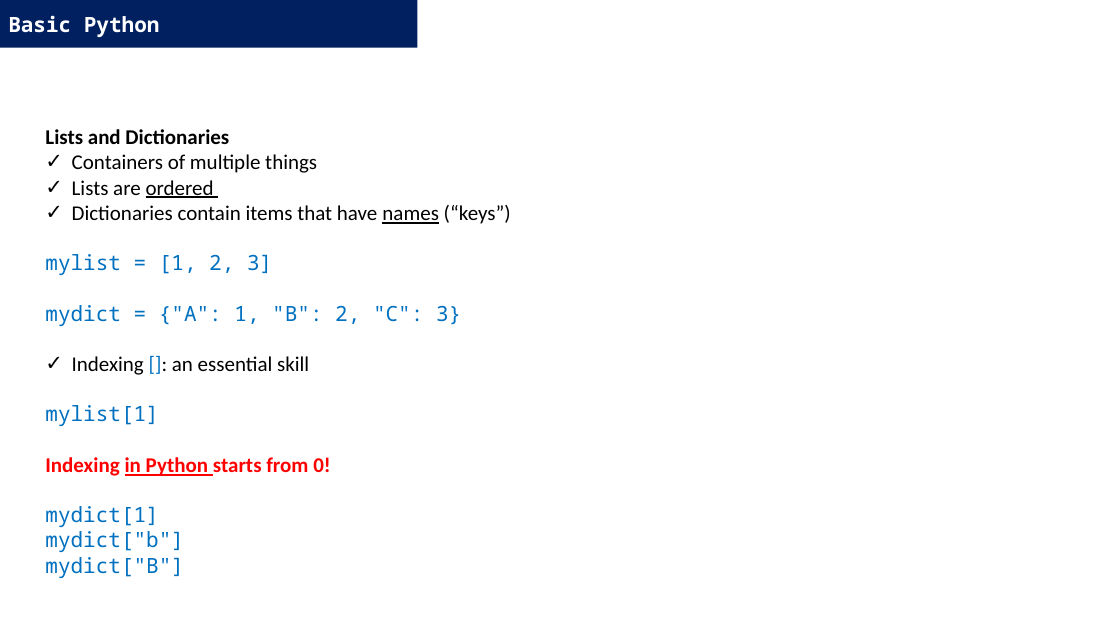
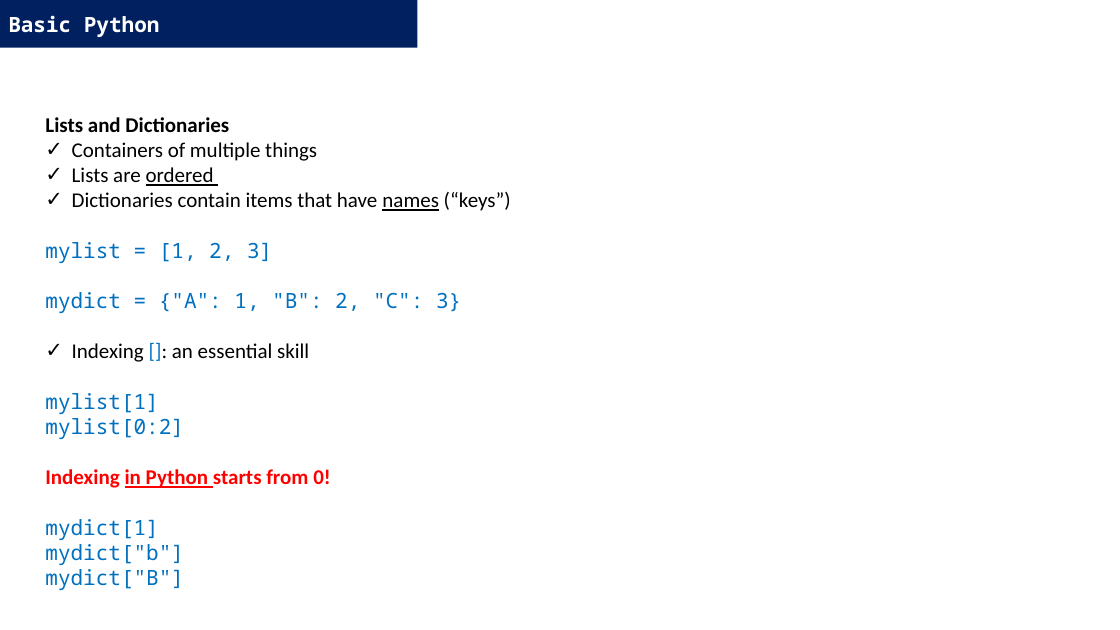
Before and after one commit to DominiqueMakowski/teaching, a slide deck: slide 19 of Python/2022_Zurich/AdvancedPython_2022.pptx. Drawn at 1120x630 pixels with LibreOffice and Linux fonts; fonts in the diff are those of the drawing. Boxes give left, top, right and bottom in pixels: in the first picture for what was removed or moved away, otherwise in the second. Text is boxed around its words. In the diff, an @@ line names an element or a change of style, - is before the commit and + after.

```diff
--- a/Python/2022_Zurich/AdvancedPython_2022.pptx
+++ b/Python/2022_Zurich/AdvancedPython_2022.pptx
@@ text at (x1=45, y1=418, x2=184, y2=439): paragraph added @@
+mylist[0:2]
```
Also in this commit, not shown: 17 other slides changed, 15 slides added.
